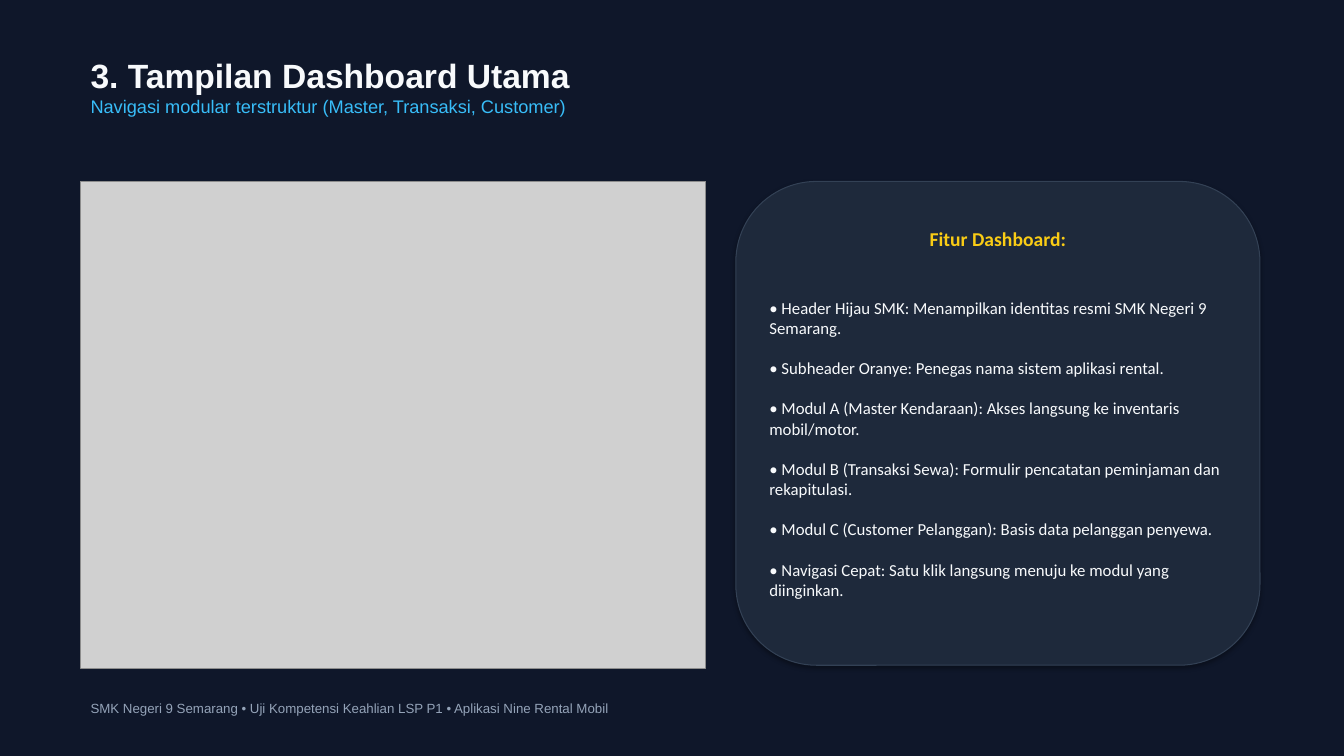
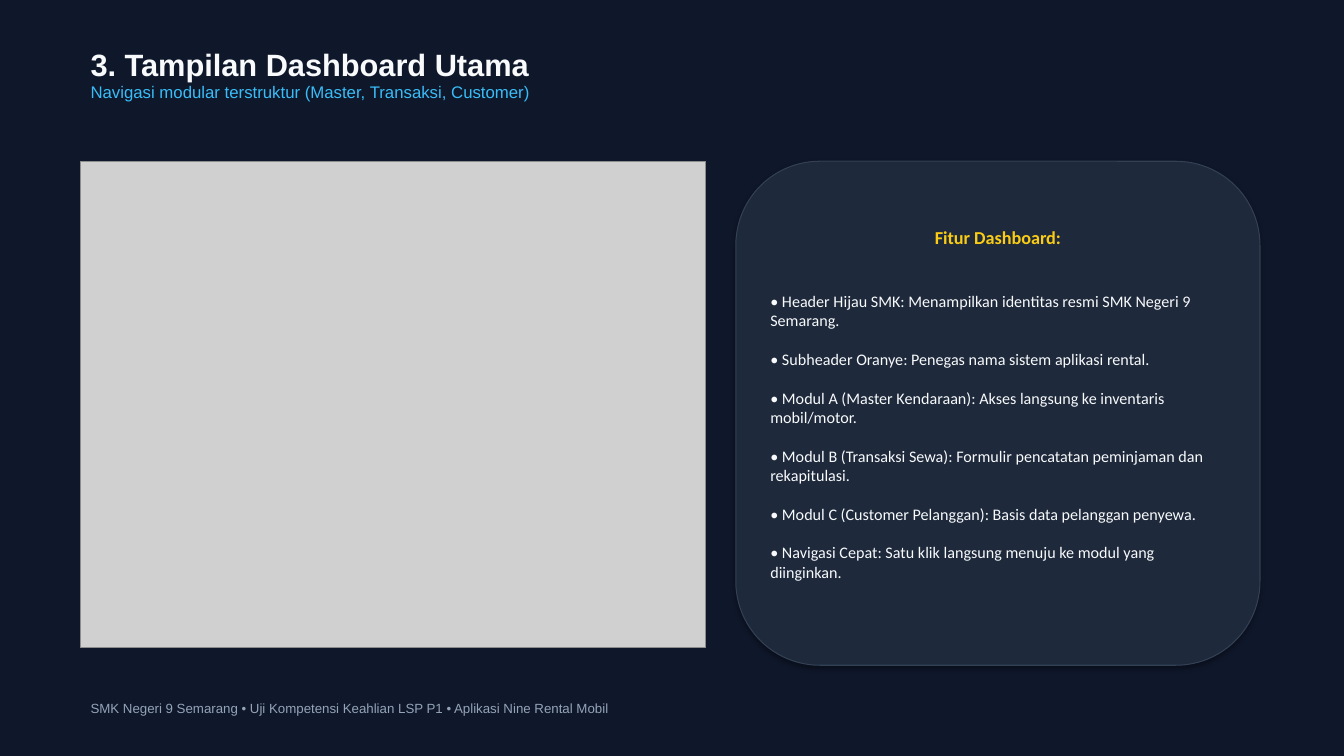
Before and after one commit to SabilMurti/BelajarUKK, a slide deck: slide 4 of NineRental/Yang Dikumpulin/PRESENTASI_NINERENTAL.pptx. Drawn at 1344x756 pixels with LibreOffice and Linux fonts; fonts in the diff are those of the drawing; grey boxes stand for pictures. Boxes give left, top, right and bottom in pixels: in the first picture for what was removed or moved away, otherwise in the second. Text is boxed around its words. In the diff, an @@ line names an element or a change of style, - is before the commit and + after.

```diff
--- a/NineRental/Yang Dikumpulin/PRESENTASI_NINERENTAL.pptx
+++ b/NineRental/Yang Dikumpulin/PRESENTASI_NINERENTAL.pptx
@@ text "3. Tampilan Dashboard Utama": place and size @@
-text "3. Tampilan Dashboard Utama" at box(91, 63, 570, 117)
+text "3. Tampilan Dashboard Utama" at box(91, 53, 529, 102)
@@ text "3. Tampilan Dashboard Utama" at box(91, 53, 529, 102): size 24 to 22 pt in "3. Tampilan Dashboard Utama"; size 13 to 12 pt in "Navigasi modular terstruktur (Master, Transaksi, Customer)" @@
@@ picture: place and size @@
-picture at box(81, 181, 706, 668)
+picture at box(81, 161, 706, 648)
@@ rounded rectangle "Fitur Dashboard:": place and size @@
-rounded rectangle "Fitur Dashboard:" at box(736, 181, 1260, 665)
+rounded rectangle "Fitur Dashboard:" at box(736, 161, 1260, 665)
@@ rounded rectangle "Fitur Dashboard:" at box(736, 161, 1260, 665): size 14 to 13 pt in "Fitur Dashboard:"; size 12 to 11.5 pt @@
```
Also in this commit, not shown: 7 other slides changed, 31 other files.
